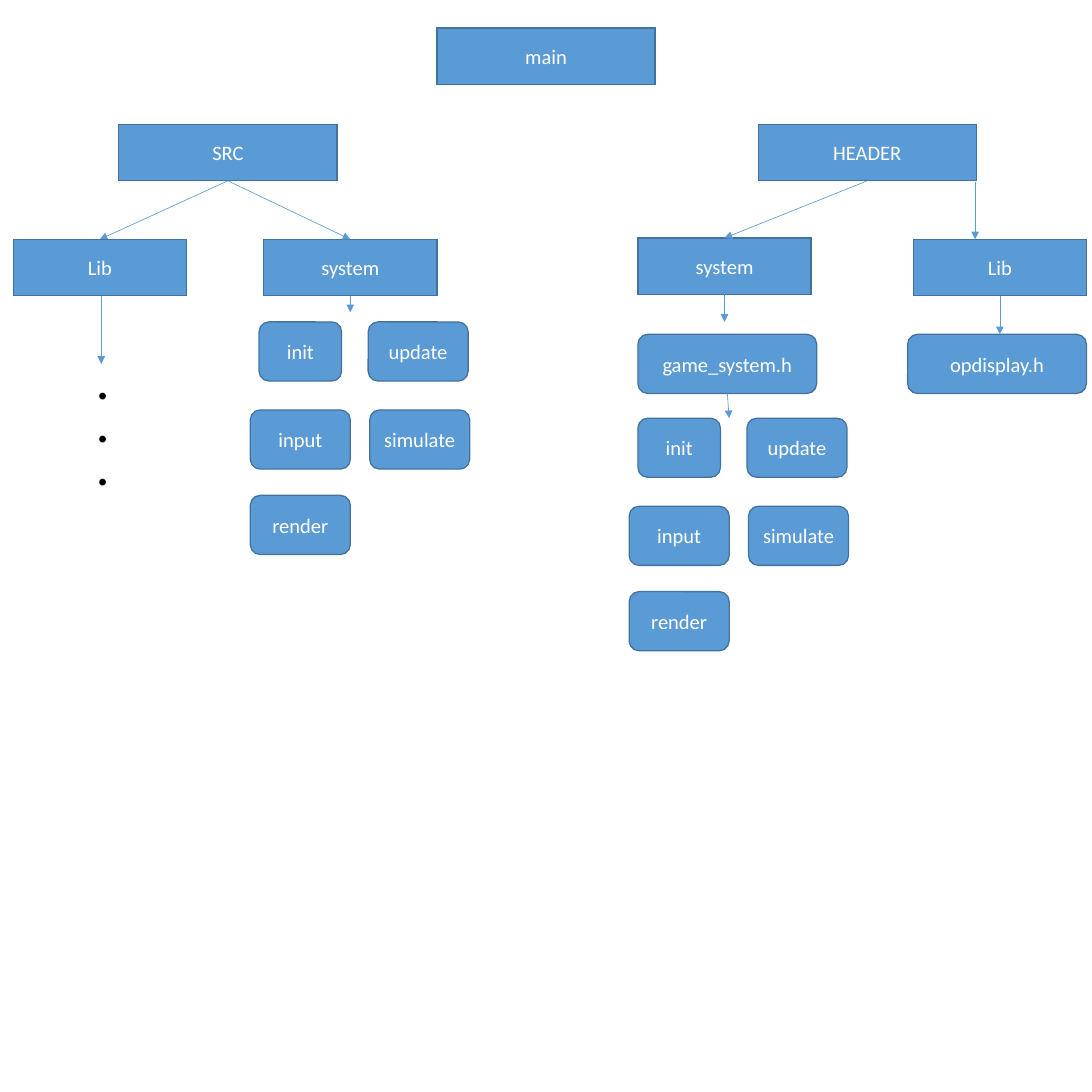
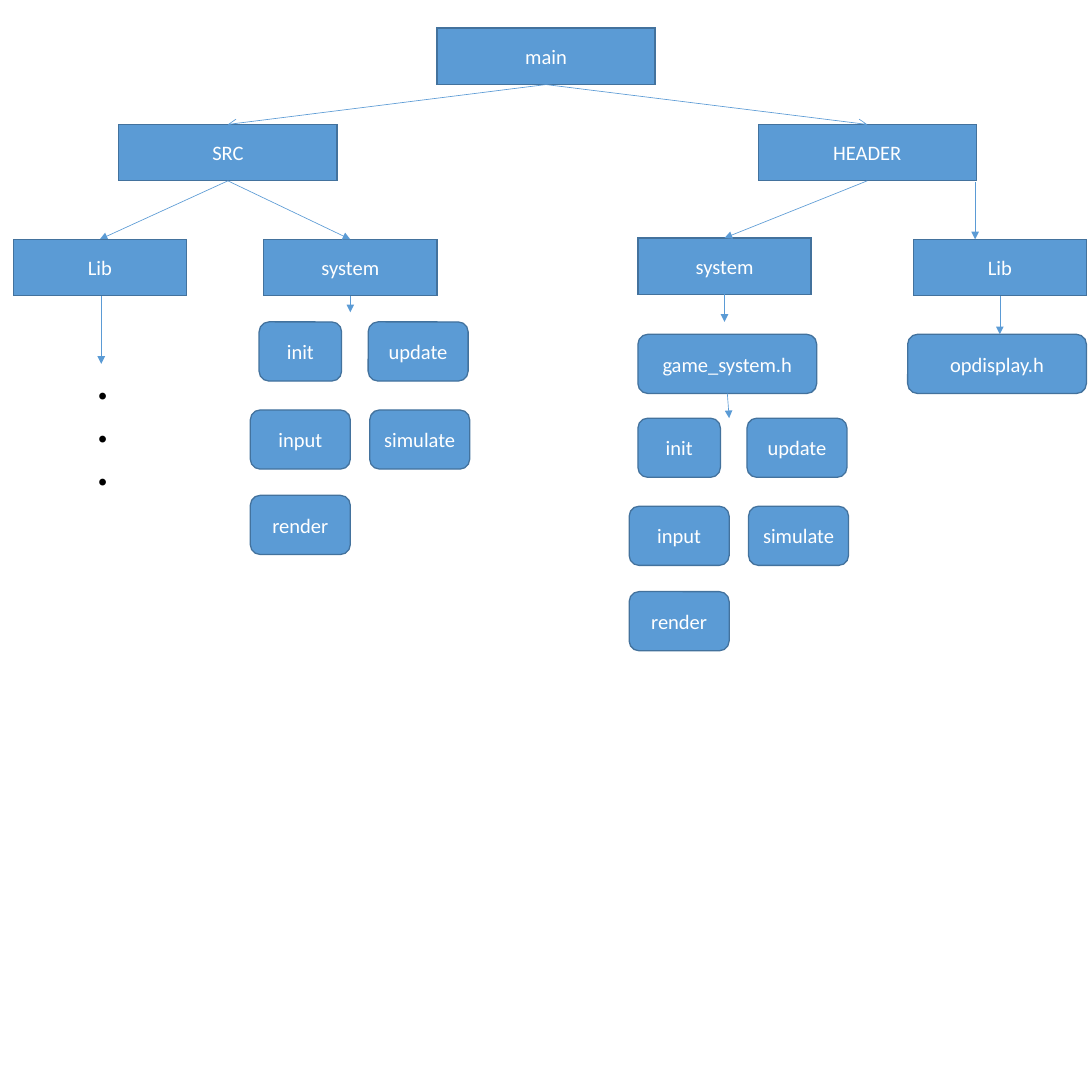
Before and after one commit to skagusdn3020/TETRIS_C, a slide deck: slide 1 of TETRIS_NEW_S/기획.pptx. Drawn at 1092x1092 pixels with LibreOffice and Linux fonts; fonts in the diff are those of the drawing. Boxes give left, top, right and bottom in pixels: in the first picture for what was removed or moved away, otherwise in the second. Text is boxed around its words. In the diff, an @@ line names an element or a change of style, - is before the commit and + after.

```diff
--- a/TETRIS_NEW_S/기획.pptx
+++ b/TETRIS_NEW_S/기획.pptx
@@ arrow added from (546, 84) to (227, 125), #5B9BD5 0.5 pt @@
@@ arrow added from (546, 84) to (867, 125), #5B9BD5 0.5 pt @@
```
Also in this commit, not shown: 1 slide added, 28 other files.
